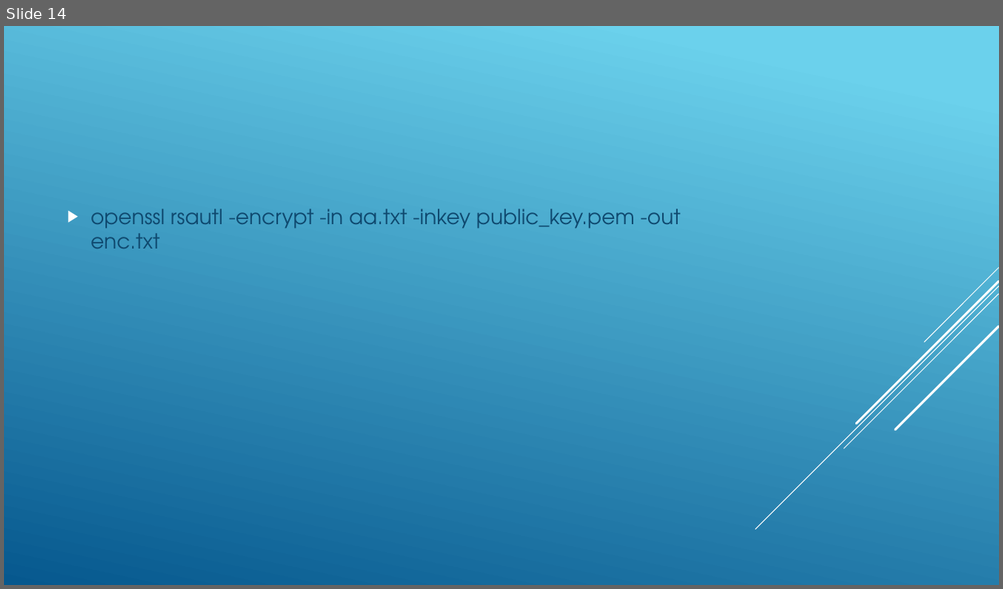
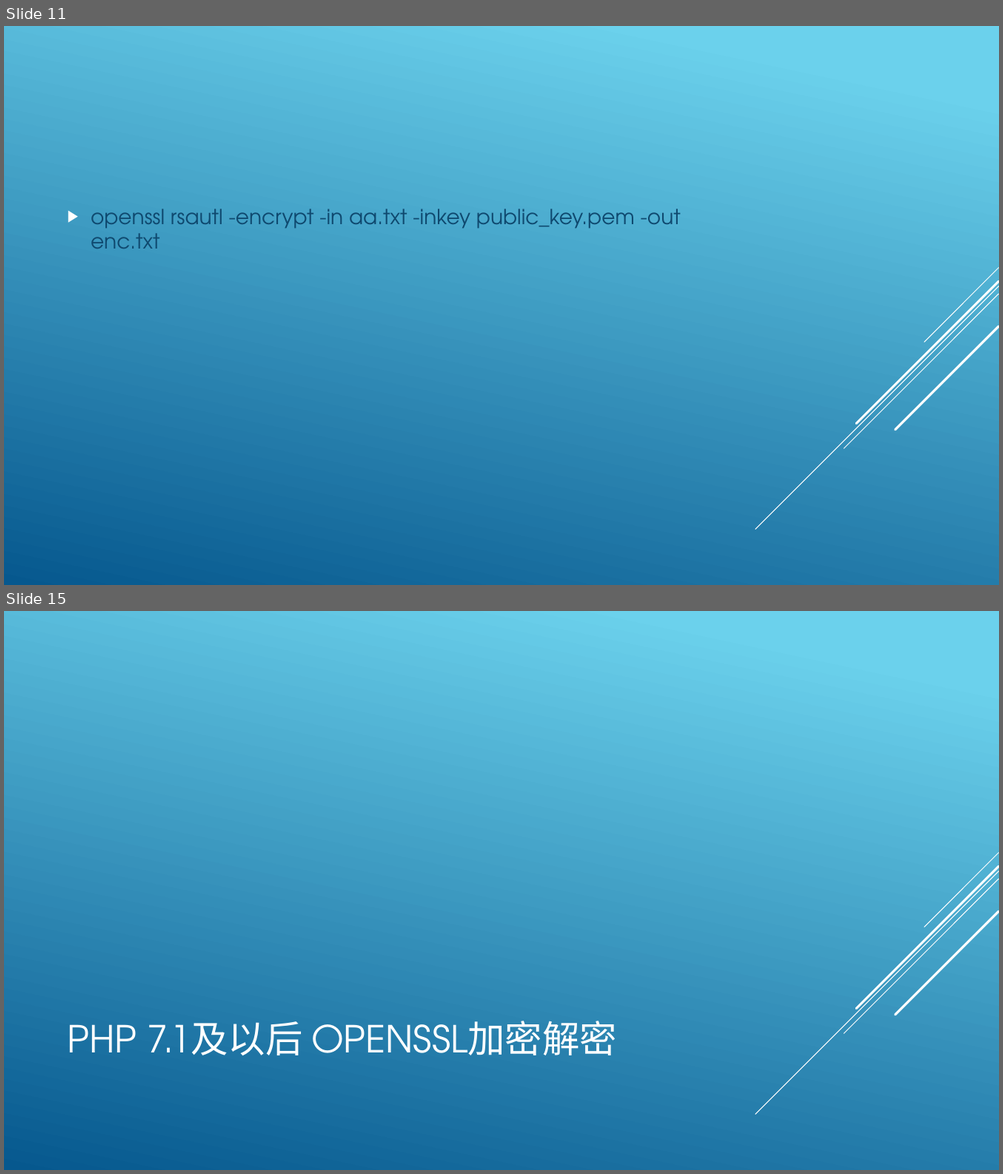
Before and after one commit to lmq1117/l56xx, a slide deck: document/limq.pptx. Shown one above the other, each under a label of ours: slide 14 before the commit, slides 11 and 15 after it; the slides between them are not shown. The pictures are 1003x589 and 1003x1174 pixels, drawn with LibreOffice and Linux fonts; fonts in the diff are those of the drawing. Boxes give left, top, right and bottom in pixels: in the first picture for what was removed or moved away, otherwise in the second. Text is boxed around its words. In the diff, an @@ line names an element or a change of style, - is before the commit and + after.

```diff
--- a/document/limq.pptx
+++ b/document/limq.pptx
@@ slide 15 added at (x1=4, y1=611, x2=999, y2=1170), background gradient #6ED2EB to #06588E; not listed: 5 template elements that a slide beside it also shows @@
@@ title added at (x1=68, y1=1021, x2=617, y2=1056), 36 pt, text #FFFFFF @@
+PHP 7.1及以后 OPENSSL加密解密
@@ what was slide 14 is now slide 11 @@
```
Also in this commit, not shown: 3 slides changed, 5 other slides added, 5 slides removed.
